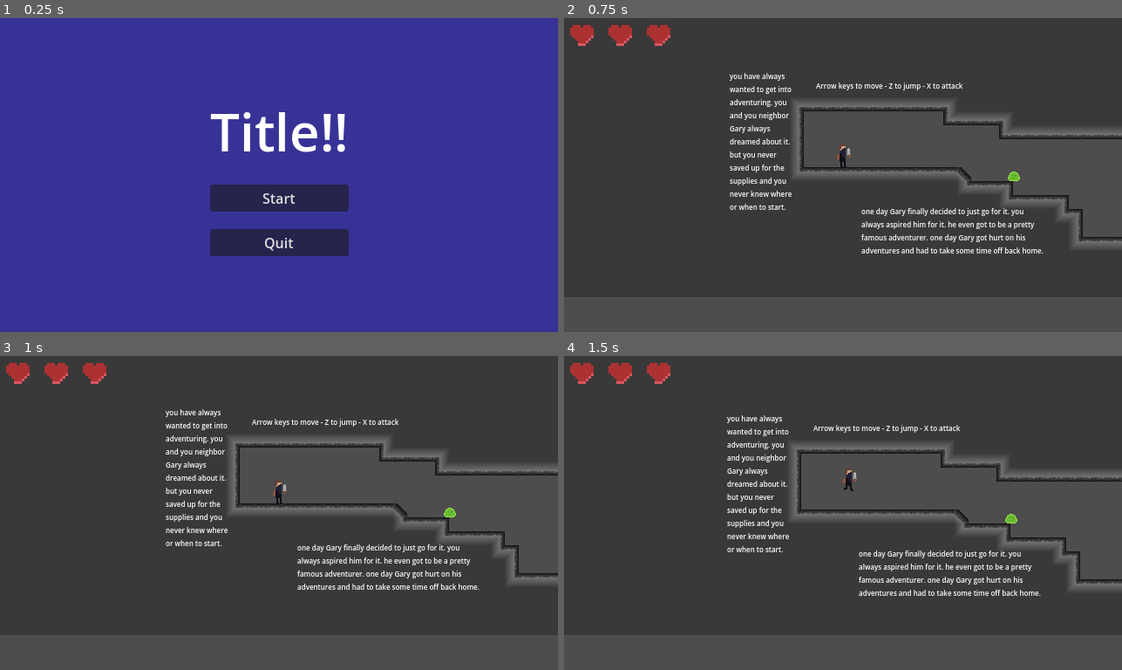
Above: before the commit, frames 1-4 (two rows, left to right).
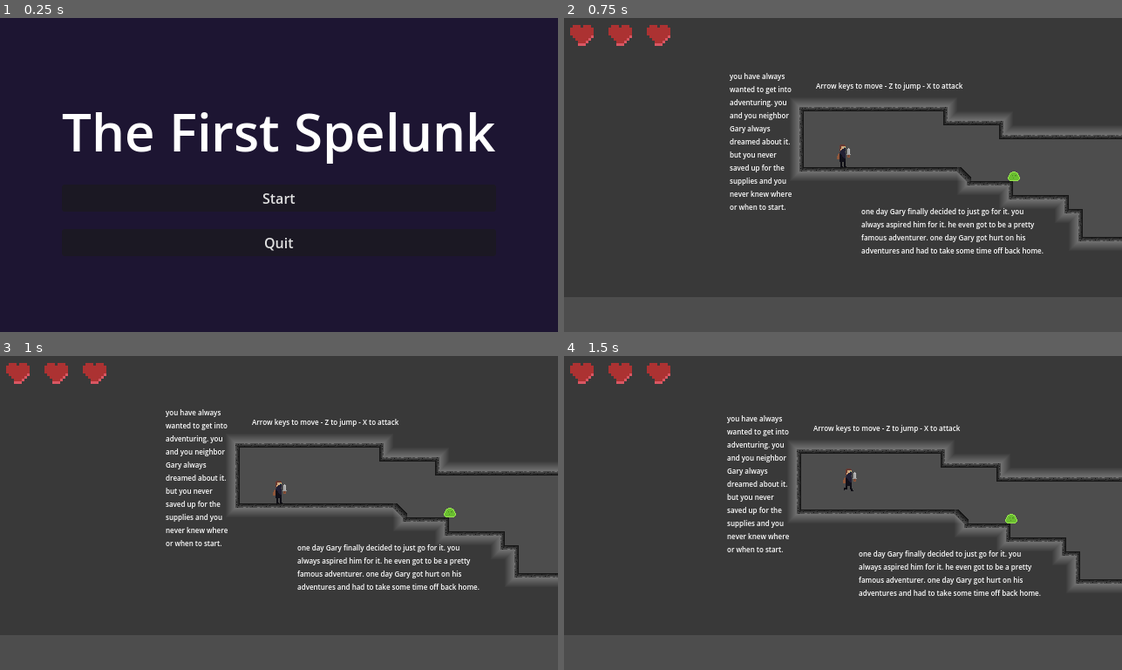
Above: after the commit, the same moments.

Repository: Throwablebrick/cave-game
Game: Godot game, scene res://scenes/two_viewports.tscn
Same seed, same stepped clock (60 frames per second), same inputs: the game is played once before the commit and once after it. Sound files missing from this copy of the repository are replaced by a short silence.
Inputs:
- Up to frame 1 (0.25 s): no input
- Up to frame 2 (0.75 s): click "Start" at 0.5 s
- Up to frame 3 (1 s): no input
- Up to frame 4 (1.5 s): hold D (right) from 1.28 s (still down); tap Up (up) at 1.35 s

The runs differ from the first frame. In frame 1, 100% of the frame differs, in the area x 0-100%, y 0-100%; in frame 2, nothing differs; in frame 3, nothing differs; in frame 4, nothing differs.

Commit message:
FIXED ALL VISUAL BUGSgit add .git add .!

Diff:
--- a/scenes/full_ui.tscn
+++ b/scenes/full_ui.tscn
@@ -176,7 +176,7 @@
 
 [node name="ColorRect" type="ColorRect" parent="main_menu"]
 layout_mode = 2
-color = Color(0.221053, 0.1947, 0.59, 1)
+color = Color(0.11498, 0.0840384, 0.196508, 1)
 
 [node name="VBoxContainer" type="VBoxContainer" parent="main_menu/ColorRect"]
 layout_mode = 1
@@ -196,7 +196,7 @@
 [node name="Label" type="Label" parent="main_menu/ColorRect/VBoxContainer"]
 layout_mode = 2
 theme_override_font_sizes/font_size = 60
-text = "Title!!"
+text = "The First Spelunk"
 
 [node name="start" type="Button" parent="main_menu/ColorRect/VBoxContainer"]
 layout_mode = 2
--- a/scenes/two_viewports.tscn
+++ b/scenes/two_viewports.tscn
@@ -3,10 +3,8 @@
 [ext_resource type="Script" uid="uid://cop7f5cgen280" path="res://scripts/sub_viewport.gd" id="1_85bhg"]
 [ext_resource type="PackedScene" uid="uid://cua1isjrbtb1g" path="res://scenes/full_ui.tscn" id="1_bjr87"]
 [ext_resource type="PackedScene" uid="uid://cucwcsmtxeybl" path="res://scenes/test.tscn" id="1_sqjmx"]
-[ext_resource type="AudioStream" uid="uid://cttwhow4uvgwn" path="res://audio/music_start.wav" id="4_j4rcb"]
-
-[sub_resource type="AudioStream" id="AudioStream_c21bd"]
-resource_name = "main_music"
+[ext_resource type="AudioStream" uid="uid://b0b7g2ex1e8hx" path="res://audio/music_start.mp3" id="4_j4rcb"]
+[ext_resource type="AudioStream" uid="uid://mcioa8m46ca7" path="res://audio/main_music.mp3" id="5_j4rcb"]
 
 [node name="Node2D2" type="Node2D"]
 
@@ -35,6 +33,8 @@
 bus = &"music"
 
 [node name="main_music" type="AudioStreamPlayer2D" parent="."]
-stream = SubResource("AudioStream_c21bd")
+stream = ExtResource("5_j4rcb")
+bus = &"music"
 
 [connection signal="finished" from="music_start" to="container/sub" method="_on_music_start_finished"]
+[connection signal="finished" from="main_music" to="container/sub" method="_on_main_music_finished"]
--- a/scripts/checkpoint.gd
+++ b/scripts/checkpoint.gd
@@ -6,5 +6,5 @@
 
 func _ready() -> void:
 	checkpoint.play("default")
-func _on_area_2d_body_entered(body: Node2D) -> void:
+func _on_area_2d_body_entered(_body: Node2D) -> void:
 	global.next_level(next_level_path)
--- a/scripts/frog.gd
+++ b/scripts/frog.gd
@@ -61,7 +61,7 @@
 		timer.start()
 
 
-func _on_area_2d_body_exited(body: Node2D) -> void:
+func _on_area_2d_body_exited(_body: Node2D) -> void:
 	found = false
 
 
--- a/scripts/full_ui.gd
+++ b/scripts/full_ui.gd
@@ -7,44 +7,47 @@
 @onready var volume_menu: VBoxContainer = $pause/ColorRect/volume_menu
 @onready var death_menu: VBoxContainer = $pause/ColorRect/death_menu
 
+func toggle_visible(thing: Object):
+	if thing.visible:
+		thing.visible = false
+	else:
+		thing.visible = true
 func _ready() -> void:
 	global.toggle_main_menu.connect(_toggle_main_menu)
 	global.died.connect(_death_screen)
-func _process(delta: float) -> void:
+func _process(_delta: float) -> void:
 	if Input.is_action_just_pressed("ui"):
-		toggle_visible(pause)
+		pause.visible = true
+		pause_menu.visible = true
 		global.running = false
-func toggle_visible(object):
-	if object.visible:
-		object.visible = false
-	else:
-		object.visible = true
 func _toggle_volume() -> void:
+	toggle_visible(pause_menu)
 	toggle_visible(volume_menu)
-	toggle_visible(pause_menu)
 func _return_to_game() -> void:
-	toggle_visible(pause)
+	pause.visible = false
 	global.running = true
 func _on_quit_pressed() -> void:
 	get_tree().quit()
 func _on_start_pressed() -> void:
 	global.running = true
-	toggle_visible(main_menu)
-	toggle_visible(hud)
+	main_menu.visible = false
+	hud.visible = true
 func _go_to_main_menu() -> void:
-	toggle_visible(hud)
-	toggle_visible(main_menu)
-	toggle_visible(pause)
+	hud.visible = false
+	main_menu.visible = true
+	pause.visible = false
 func _toggle_main_menu():
 	toggle_visible(main_menu)
 	toggle_visible(hud)
 func _death_screen():
-	toggle_visible(pause)
-	toggle_visible(pause_menu)
-	toggle_visible(death_menu)
+	pause.visible = true
+	pause_menu.visible = false
+	death_menu.visible = true
 	global.running = false
 func _on_try_again_pressed() -> void:
 	global.player_health = 12
+	global.ui_update()
 	global.running = true
-	global.run_once = true
+	pause.visible = false
+	death_menu.visible = false
 	global.next_level()
--- a/scripts/global.gd
+++ b/scripts/global.gd
@@ -9,6 +9,7 @@
 var player_health = 12
 var running = true
 var run_once = true
+var hearts_updated = 0
 
 # Called when the node enters the scene tree for the first time.
 func _ready() -> void:
@@ -21,7 +22,7 @@
 	switch_level.emit(path)
 
 # Called every frame. 'delta' is the elapsed time since the previous frame.
-func _process(delta: float) -> void:
+func _process(_delta: float) -> void:
 	if run_once:
 		toggle_main_menu.emit()
 		run_once = false
--- a/scripts/heart.gd
+++ b/scripts/heart.gd
@@ -11,3 +11,9 @@
 func _update_ui(health: int):
 	if floor((11-health)/4) == number:
 		sprite.frame = ((11-health) % 4) + 1
+	if health > 12:
+		sprite.frame = 0
+		global.hearts_updated += 1
+		if global.hearts_updated == 3:
+			global.player_health = 12
+			global.hearts_updated = 0
--- a/scripts/sub_viewport.gd
+++ b/scripts/sub_viewport.gd
@@ -1,14 +1,16 @@
 extends SubViewport
 
 @onready var level = get_node("Node2D")
-var current_level = "res://scenes/test"
+var current_level = "res://scenes/test.tscn"
 @onready var music_start: AudioStreamPlayer2D = $"../../music_start"
+@onready var main_music: AudioStreamPlayer2D = $"../../main_music"
 
 func _ready() -> void:
 	global.switch_level.connect(_switch_levels)
+	music_start.play()
 
 func _switch_levels(lvl = "trash"):
-	global.player_health = 12
+	global.player_health = 13
 	global.ui_update()
 	remove_child(level)
 	level.call_deferred("free")
@@ -21,7 +23,12 @@
 	var next_level = load(new_level).instantiate()
 	add_child(next_level)
 	current_level= new_level
+	level = get_node("Node2D")
 
 
 func _on_music_start_finished() -> void:
-	pass
+	main_music.play()
+
+
+func _on_main_music_finished() -> void:
+	main_music.play()
Not shown, added: audio/main_music.mp3.import
Not shown, added: audio/music_start.mp3.import
Not shown, changed: export_presets.cfg
Not shown: 1 places in scenes/s_1_L_2.tscn that only renumber resources
Not shown, added: audio/main_music.mp3
Not shown, added: audio/music_start.mp3
